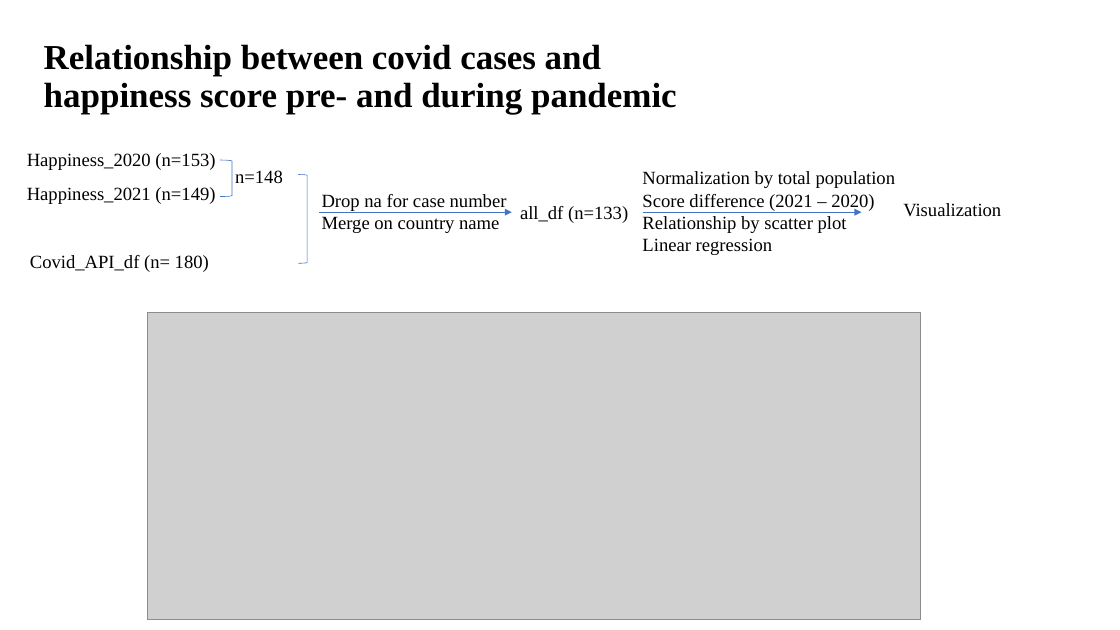
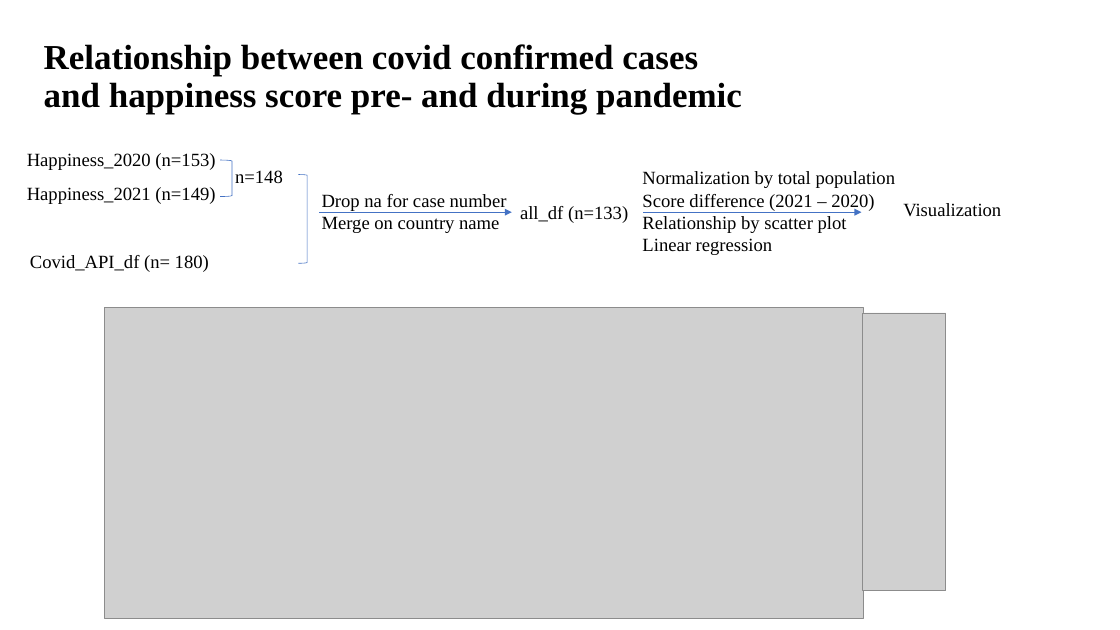
Before and after one commit to maxkrueger96/NU-Bootcamp-Data-Science-1, a slide deck: slide 6 of project_one.pptx (slide 2 before the commit). Drawn at 1120x630 pixels with LibreOffice and Linux fonts; fonts in the diff are those of the drawing; grey boxes stand for pictures. Boxes give left, top, right and bottom in pixels: in the first picture for what was removed or moved away, otherwise in the second. Text is boxed around its words. In the diff, an @@ line names an element or a change of style, - is before the commit and + after.

```diff
--- a/project_one.pptx
+++ b/project_one.pptx
@@ title at <box>44,44,742,114</box>: text changed @@
-Relationship between covid cases and happiness score pre- and during pandemic
+Relationship between covid confirmed cases and happiness score pre- and during pandemic
@@ picture: place and size @@
-picture at <box>147,313,921,620</box>
+picture at <box>105,308,864,618</box>
@@ picture added at <box>863,313,946,592</box> @@
```
Also in this commit, not shown: 2 other slides changed, 4 slides added, 13 other files.
